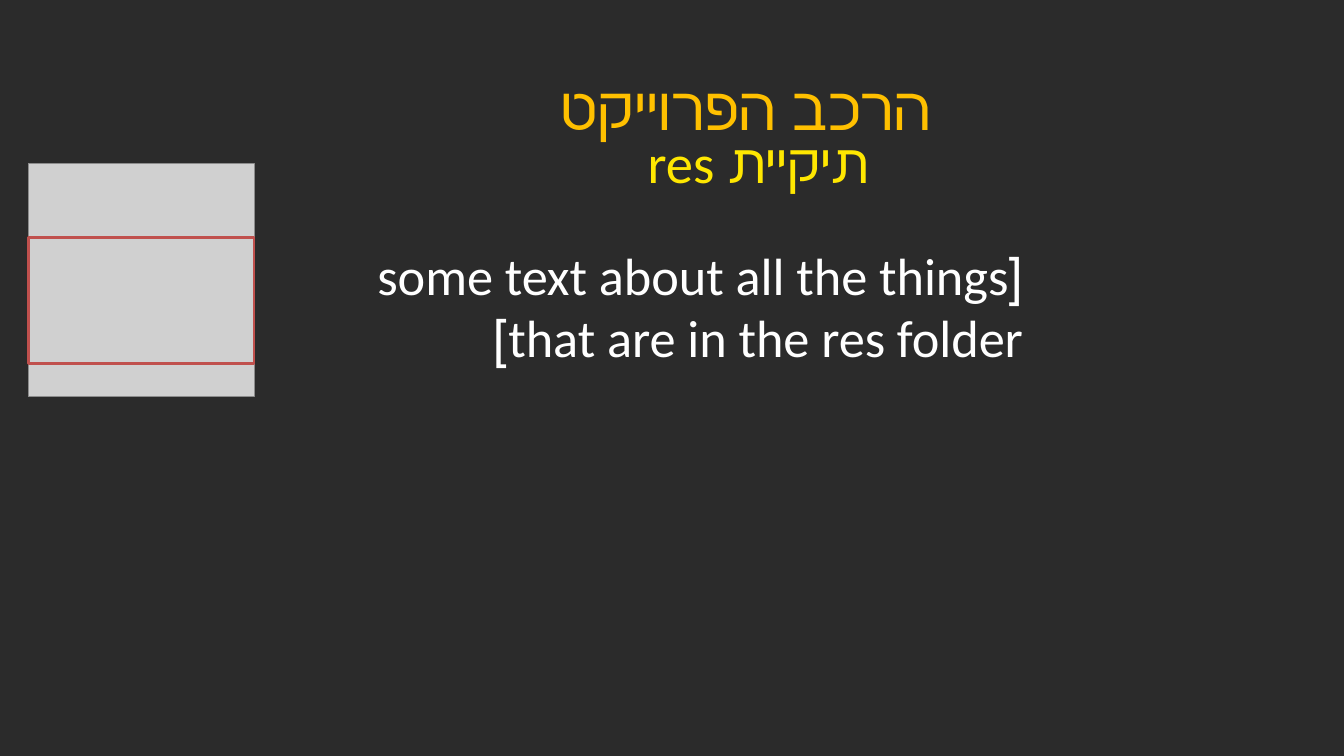
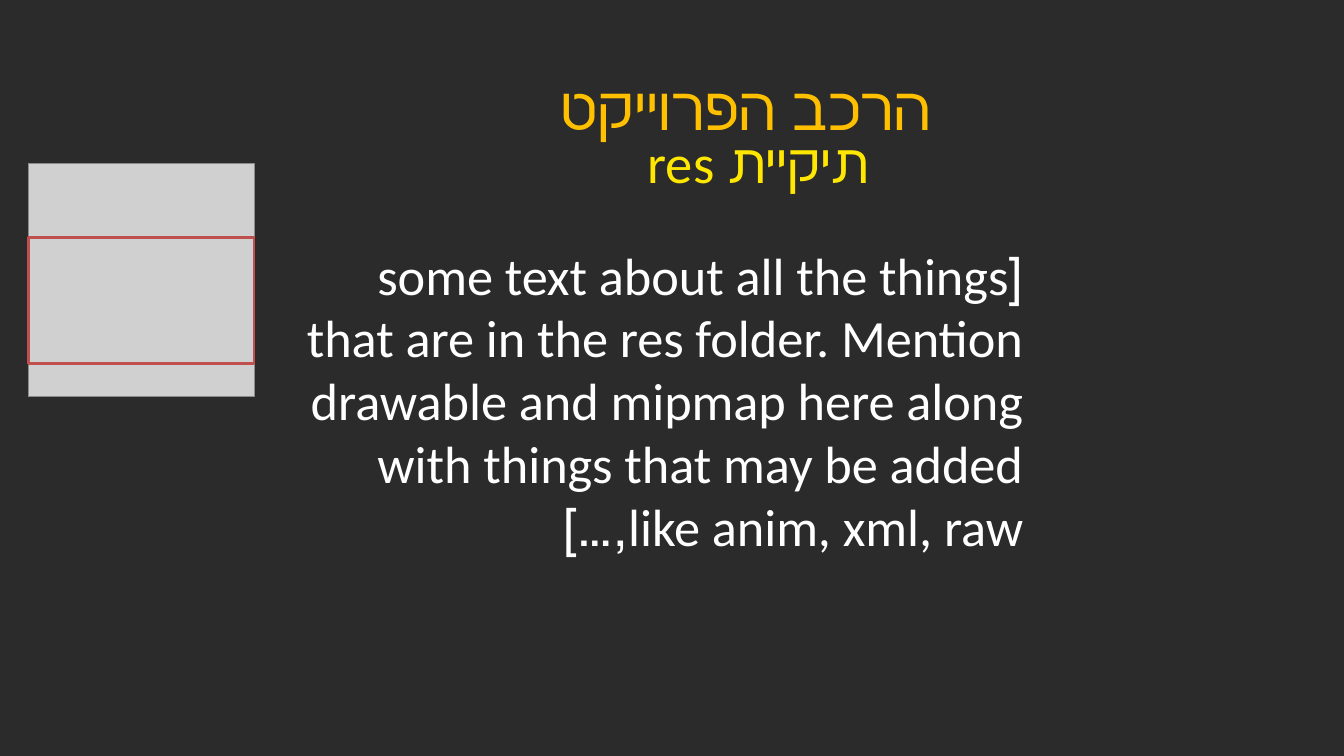
Before and after one commit to Yonatan42/AndroidPresentation, a slide deck: slide 20 of Android Presentation - Java Workshop.pptx. Drawn at 1344x756 pixels with LibreOffice and Linux fonts; fonts in the diff are those of the drawing; grey boxes stand for pictures; background and template pictures are left out; a plain dark background stands for a picture behind light text. Boxes give left, top, right and bottom in pixels: in the first picture for what was removed or moved away, otherwise in the second. Text is boxed around its words. In the diff, an @@ line names an element or a change of style, - is before the commit and + after.

Commit message:
added image and placeholder for res folder 2

```diff
--- a/Android Presentation - Java Workshop.pptx
+++ b/Android Presentation - Java Workshop.pptx
@@ text at <box>307,258,1023,553</box>: text changed @@
-[some text about all the things that are in the res folder]
+[some text about all the things that are in the res folder. Mention drawable and mipmap here along with things that may be added like anim, xml, raw,…]
```
Also in this commit, not shown: 2 slides added.
